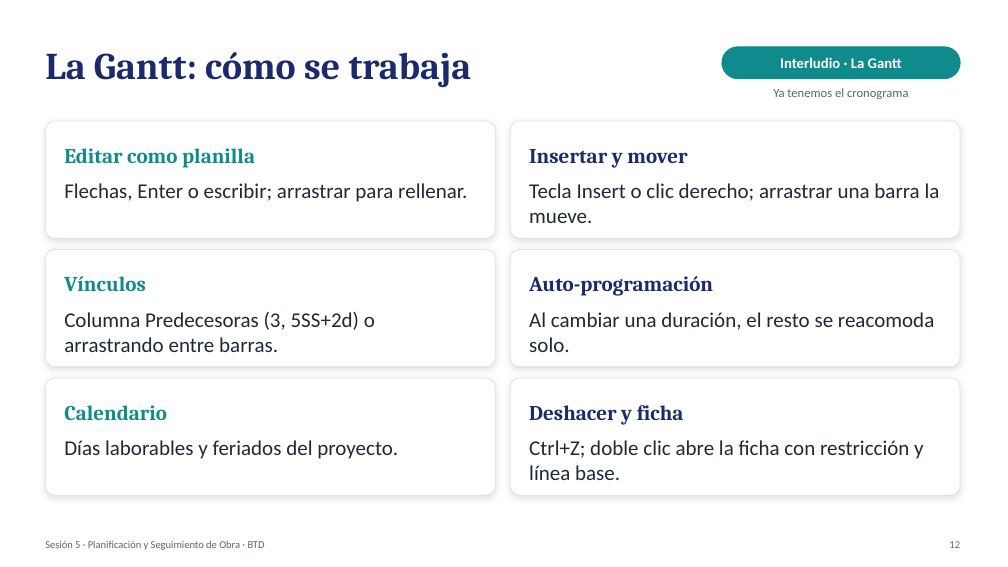
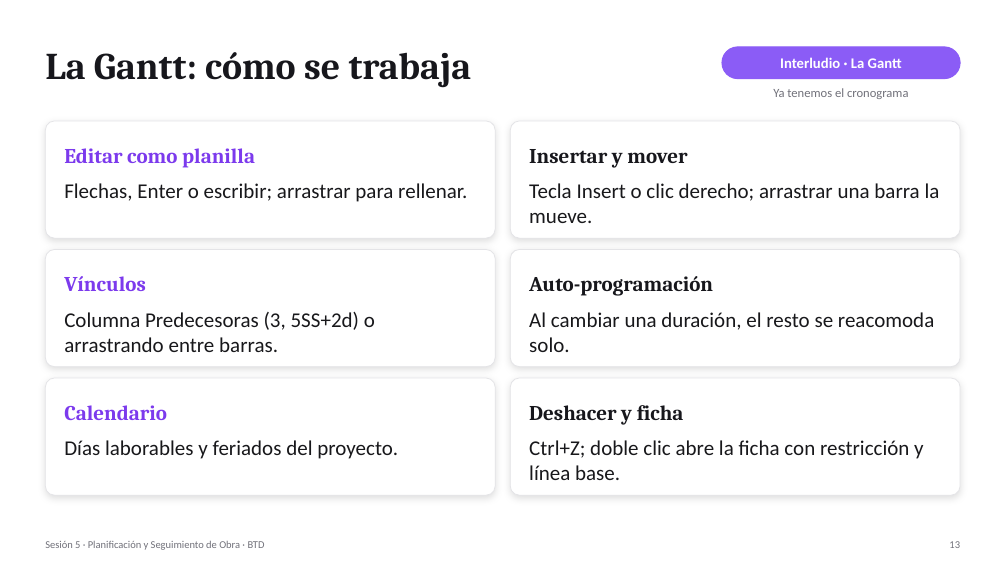
Before and after one commit to gjordanp/opengantt-bim, a slide deck: slide 13 of docs/clase/Sesion5-4D-BIM-Opengantt-v3.pptx (slide 12 before the commit). Drawn at 1008x567 pixels with LibreOffice and Linux fonts; fonts in the diff are those of the drawing. Boxes give left, top, right and bottom in pixels: in the first picture for what was removed or moved away, otherwise in the second. Text is boxed around its words. In the diff, an @@ line names an element or a change of style, - is before the commit and + after.

```diff
--- a/docs/clase/Sesion5-4D-BIM-Opengantt-v3.pptx
+++ b/docs/clase/Sesion5-4D-BIM-Opengantt-v3.pptx
@@ rounded rectangle at (x1=722, y1=47, x2=960, y2=79): fill #0F8B8D to #8B5CF6; outline #0F8B8D 1 pt to #8B5CF6 1 pt @@
@@ text "Ya tenemos el cronograma" at (x1=773, y1=88, x2=909, y2=99): text colour #5B6475 to #71717A @@
@@ outline #DDE3EA 0.75 pt to #E4E4E7 0.75 pt in 6 elements at (x1=45, y1=121, x2=495, y2=238), (x1=510, y1=121, x2=960, y2=238), (x1=45, y1=250, x2=495, y2=367), (x1=510, y1=250, x2=960, y2=367), (x1=45, y1=378, x2=495, y2=495), (x1=510, y1=378, x2=960, y2=495) @@
@@ text colour #0F8B8D to #7C3AED in 3 elements at (x1=64, y1=148, x2=255, y2=168), (x1=64, y1=276, x2=146, y2=291), (x1=64, y1=405, x2=167, y2=420) @@
@@ text colour #1B2A6B to #17171C in 4 elements at (x1=45, y1=52, x2=472, y2=88), (x1=529, y1=149, x2=687, y2=168), (x1=529, y1=276, x2=713, y2=296), (x1=529, y1=405, x2=684, y2=425) @@
@@ text colour #1F2937 to #18181B in 6 elements at (x1=64, y1=183, x2=467, y2=202), (x1=529, y1=183, x2=940, y2=223), (x1=64, y1=312, x2=375, y2=352), (x1=529, y1=312, x2=934, y2=352), (x1=64, y1=440, x2=398, y2=459), (x1=529, y1=440, x2=923, y2=480) @@
@@ text "Sesión 5 · Planificación y ..." at (x1=45, y1=541, x2=265, y2=550): text colour #5B6475 to #71717A @@
@@ text at (x1=949, y1=541, x2=960, y2=548): text changed; text colour #5B6475 to #71717A @@
-12
+13
```
Also in this commit, not shown: 31 other slides changed, 1 other file.
